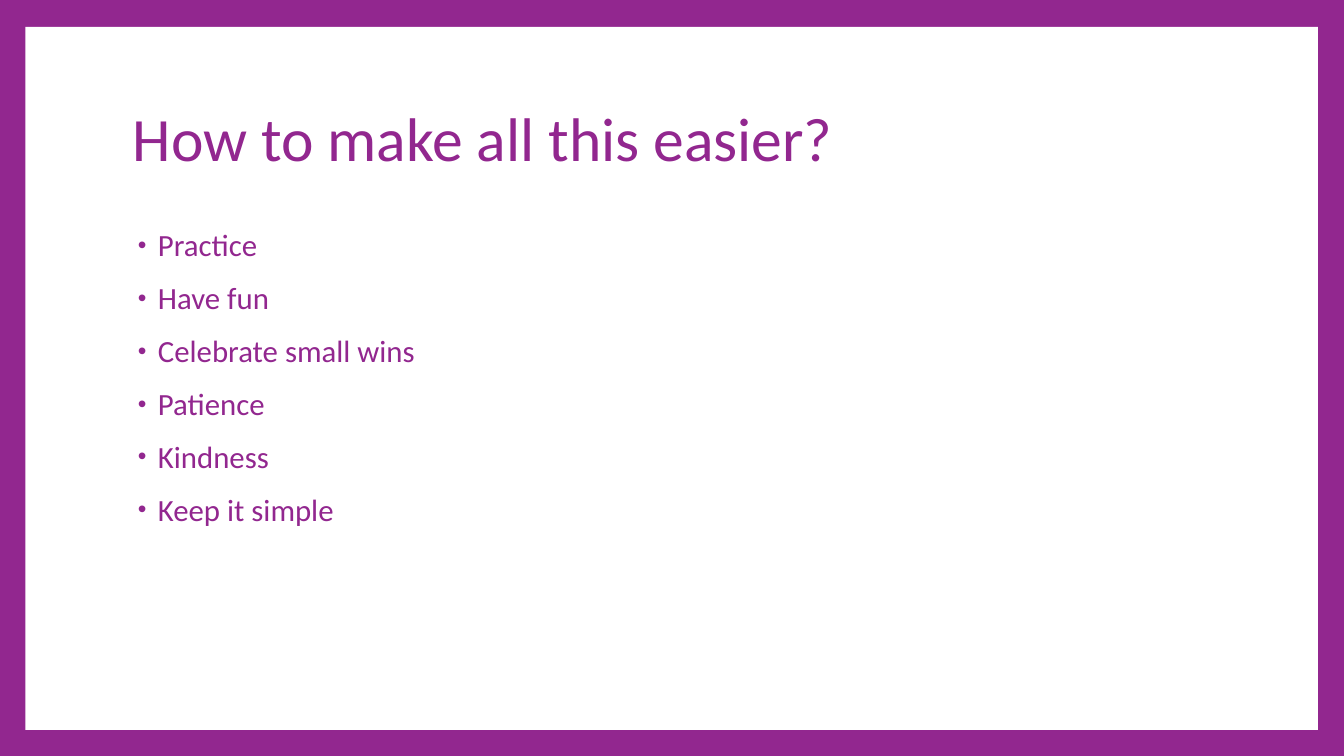
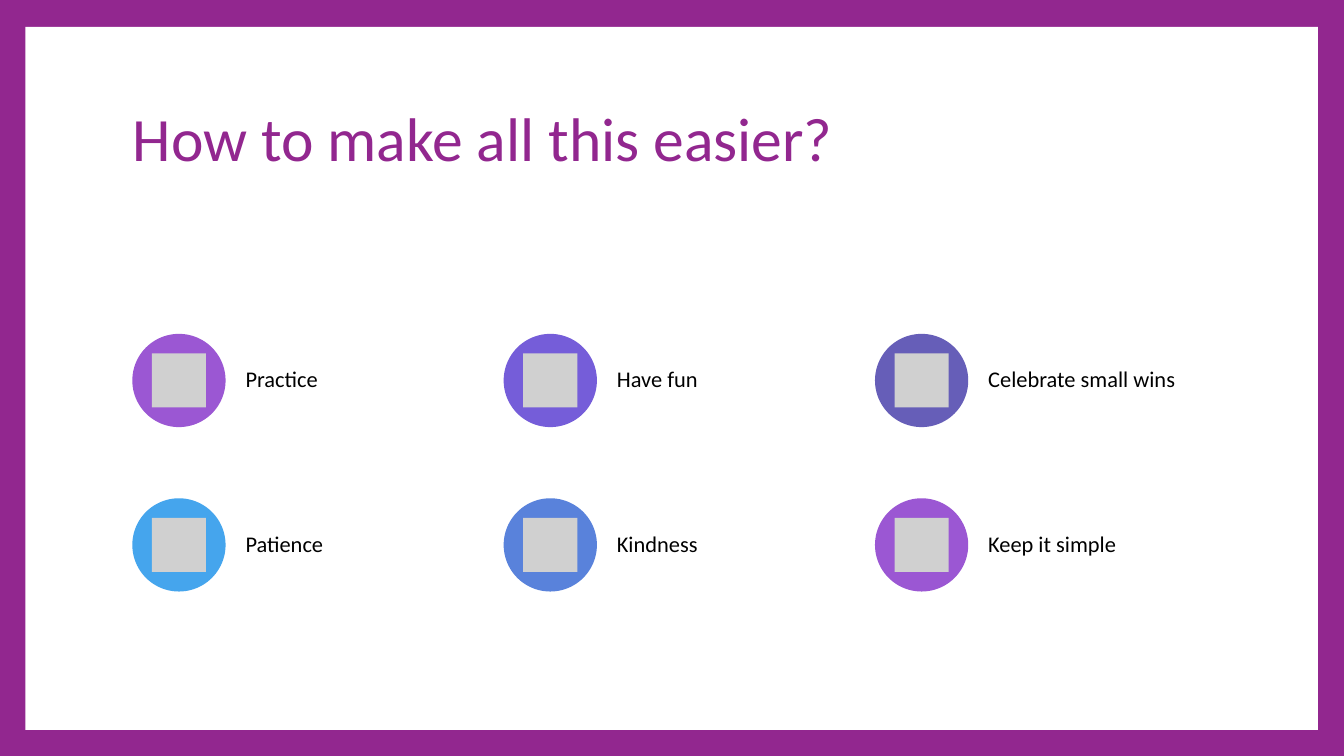
Before and after one commit to cdiggins/cs321, a slide deck: slide 5 of class-notes/cs321-winter-2023-lecture-7.pptx. Drawn at 1344x756 pixels with LibreOffice and Linux fonts; fonts in the diff are those of the drawing; grey boxes stand for pictures. Boxes give left, top, right and bottom in pixels: in the first picture for what was removed or moved away, otherwise in the second. Text is boxed around its words. In the diff, an @@ line names an element or a change of style, - is before the commit and + after.

```diff
--- a/class-notes/cs321-winter-2023-lecture-7.pptx
+++ b/class-notes/cs321-winter-2023-lecture-7.pptx
@@ text removed at [158, 234, 414, 526] @@
-• Practice
-• Have fun
-• Celebrate small wins
-• Patience
-• Kindness
-• Keep it simple
@@ group added at [132, 334, 1175, 591]: 6 ellipses, 6 pictures, 6 texts @@
+Practice
+Have fun
+Celebrate small wins
+Patience
+Kindness
+Keep it simple
```
Also in this commit, not shown: 20 other slides changed, 3 slides added, 6 slides removed, 1 other file.
